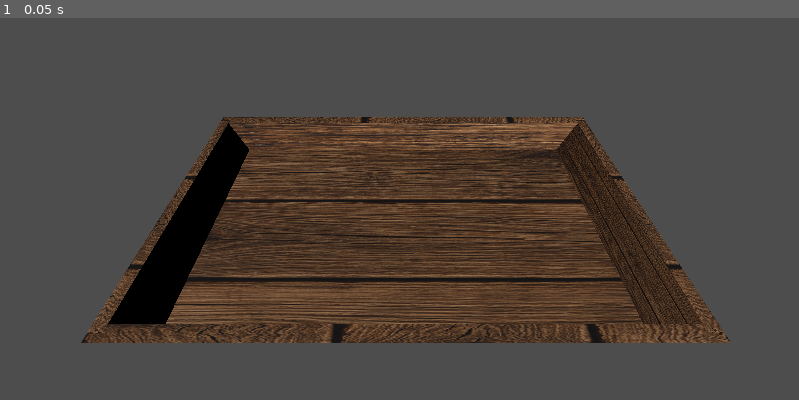
Above: before the commit, frame 1.
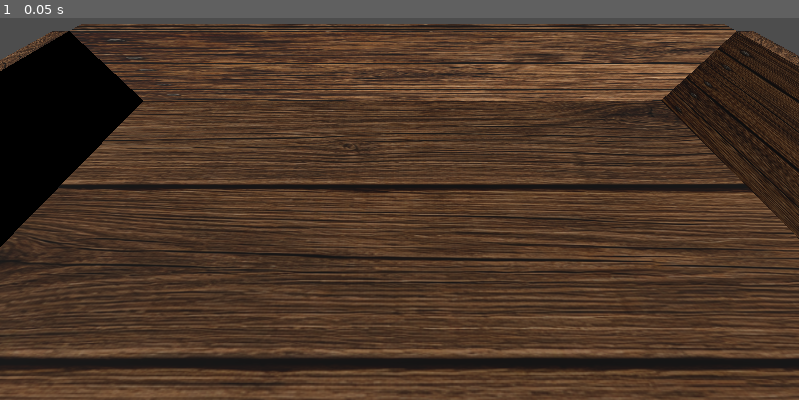
Above: after the commit, the same moment.

Repository: olegbogai-web/dicegame
Game: Godot game, scene res://ui/scenes/board.tscn
Same seed, same stepped clock (60 frames per second), same inputs: the game is played once before the commit and once after it.
Inputs:
- Up to frame 1 (0.05 s): no input

The runs differ from the first frame. In frame 1, 78% of the frame differs, in the area x 0-100%, y 1-100%.

Commit message:
Add physics collisions for board and dice

Diff:
--- a/content/dice/dice.gd
+++ b/content/dice/dice.gd
@@ -16,6 +16,7 @@
 @export var extra_size_multiplier: Vector3 = Vector3.ONE
 
 var _visual_root: Node3D
+var _collision_shape: CollisionShape3D
 var _body_mesh: MeshInstance3D
 var _face_views: Array[DiceFaceView] = []
 var _bound_definition: DiceDefinition
@@ -83,6 +84,12 @@
 		add_child(_visual_root)
 		_visual_root.owner = self if Engine.is_editor_hint() else null
 
+	if _collision_shape == null:
+		_collision_shape = CollisionShape3D.new()
+		_collision_shape.name = "Collision"
+		add_child(_collision_shape)
+		_collision_shape.owner = self if Engine.is_editor_hint() else null
+
 	if _body_mesh == null:
 		_body_mesh = MeshInstance3D.new()
 		_body_mesh.name = "Body"
@@ -106,12 +113,15 @@
 	_bind_definition()
 
 	if definition == null:
+		if _collision_shape != null:
+			_collision_shape.shape = null
 		_body_mesh.mesh = null
 		for face_view in _face_views:
 			face_view.visible = false
 		return
 
 	var size := definition.get_resolved_size() * extra_size_multiplier
+	_collision_shape.shape = _build_box_shape(size)
 	_body_mesh.mesh = _build_box_mesh(size)
 	_body_mesh.material_override = _build_body_material()
 
@@ -140,6 +150,12 @@
 			return Vector2.ONE * min(size.x, size.y)
 
 
+func _build_box_shape(size: Vector3) -> BoxShape3D:
+	var box_shape := BoxShape3D.new()
+	box_shape.size = size
+	return box_shape
+
+
 func _build_box_mesh(size: Vector3) -> BoxMesh:
 	var box_mesh := BoxMesh.new()
 	box_mesh.size = size
--- a/ui/scenes/board.tscn
+++ b/ui/scenes/board.tscn
@@ -6,38 +6,77 @@
 albedo_texture = ExtResource("1_vhfsq")
 roughness = 0.92
 
-[sub_resource type="BoxMesh" id="BoxMesh_7uo5n"]
+[sub_resource type="BoxShape3D" id="BoxShape3D_floor"]
+size = Vector3(8, 0.2, 4)
 
-[sub_resource type="BoxMesh" id="BoxMesh_w7xue"]
+[sub_resource type="BoxMesh" id="BoxMesh_floor"]
+size = Vector3(8, 0.2, 4)
+
+[sub_resource type="BoxShape3D" id="BoxShape3D_wall_side"]
+size = Vector3(0.2, 1, 4)
+
+[sub_resource type="BoxMesh" id="BoxMesh_wall_side"]
+size = Vector3(0.2, 1, 4)
+
+[sub_resource type="BoxShape3D" id="BoxShape3D_wall_front_back"]
+size = Vector3(8, 1, 0.2)
+
+[sub_resource type="BoxMesh" id="BoxMesh_wall_front_back"]
+size = Vector3(8, 1, 0.2)
 
 [node name="board" type="Node3D" unique_id=1670483730]
 top_level = true
 
-[node name="floor" type="MeshInstance3D" parent="." unique_id=1507685687]
-transform = Transform3D(4, 0, 0, 0, 0.1, 0, 0, 0, 2, 0, 0, 0)
+[node name="floor" type="StaticBody3D" parent="." unique_id=1507685687]
+transform = Transform3D(1, 0, 0, 0, 1, 0, 0, 0, 1, 0, -0.1, 0)
+
+[node name="collision" type="CollisionShape3D" parent="floor" unique_id=257684001]
+shape = SubResource("BoxShape3D_floor")
+
+[node name="mesh" type="MeshInstance3D" parent="floor" unique_id=1742186677]
 layers = 3
 material_override = SubResource("StandardMaterial3D_b47iq")
-mesh = SubResource("BoxMesh_7uo5n")
+mesh = SubResource("BoxMesh_floor")
 
-[node name="left_wall" type="MeshInstance3D" parent="." unique_id=684787616]
-transform = Transform3D(0.1, 0, 0, 0, 0.5, 0, 0, 0, 2, -2.001, 0.25, 0)
+[node name="left_wall" type="StaticBody3D" parent="." unique_id=684787616]
+transform = Transform3D(1, 0, 0, 0, 1, 0, 0, 0, 1, -4.1, 0.5, 0)
+
+[node name="collision" type="CollisionShape3D" parent="left_wall" unique_id=153539856]
+shape = SubResource("BoxShape3D_wall_side")
+
+[node name="mesh" type="MeshInstance3D" parent="left_wall" unique_id=1178126465]
 material_override = SubResource("StandardMaterial3D_b47iq")
-mesh = SubResource("BoxMesh_w7xue")
+mesh = SubResource("BoxMesh_wall_side")
 
-[node name="right_wall" type="MeshInstance3D" parent="." unique_id=2095043171]
-transform = Transform3D(0.1, 0, 0, 0, 0.5, 0, 0, 0, 2, 2, 0.25, 0)
+[node name="right_wall" type="StaticBody3D" parent="." unique_id=2095043171]
+transform = Transform3D(1, 0, 0, 0, 1, 0, 0, 0, 1, 4.1, 0.5, 0)
+
+[node name="collision" type="CollisionShape3D" parent="right_wall" unique_id=25036020]
+shape = SubResource("BoxShape3D_wall_side")
+
+[node name="mesh" type="MeshInstance3D" parent="right_wall" unique_id=93301341]
 material_override = SubResource("StandardMaterial3D_b47iq")
-mesh = SubResource("BoxMesh_w7xue")
+mesh = SubResource("BoxMesh_wall_side")
 
-[node name="back_wall" type="MeshInstance3D" parent="." unique_id=242861752]
-transform = Transform3D(-4.371139e-09, 0, 4.1, 0, 0.5, 0, -0.1, 0, -1.7921668e-07, 0, 0.25, -1)
+[node name="back_wall" type="StaticBody3D" parent="." unique_id=242861752]
+transform = Transform3D(1, 0, 0, 0, 1, 0, 0, 0, 1, 0, 0.5, -2.1)
+
+[node name="collision" type="CollisionShape3D" parent="back_wall" unique_id=2084832027]
+shape = SubResource("BoxShape3D_wall_front_back")
+
+[node name="mesh" type="MeshInstance3D" parent="back_wall" unique_id=481240012]
 material_override = SubResource("StandardMaterial3D_b47iq")
-mesh = SubResource("BoxMesh_w7xue")
+mesh = SubResource("BoxMesh_wall_front_back")
 
-[node name="front_wall" type="MeshInstance3D" parent="." unique_id=958519929]
-transform = Transform3D(-4.371139e-09, 0, 4.1, 0, 0.5, 0, -0.1, 0, -1.7921668e-07, 0, 0.25, 1)
+[node name="front_wall" type="StaticBody3D" parent="." unique_id=958519929]
+transform = Transform3D(1, 0, 0, 0, 1, 0, 0, 0, 1, 0, 0.5, 2.1)
+
+[node name="collision" type="CollisionShape3D" parent="front_wall" unique_id=1563118103]
+shape = SubResource("BoxShape3D_wall_front_back")
+
+[node name="mesh" type="MeshInstance3D" parent="front_wall" unique_id=348579445]
 material_override = SubResource("StandardMaterial3D_b47iq")
-mesh = SubResource("BoxMesh_w7xue")
+mesh = SubResource("BoxMesh_wall_front_back")
 
 [node name="test_camera" type="Camera3D" parent="." unique_id=1142329002]
 transform = Transform3D(1, 0, 0, 0, 0.57357645, 0.81915206, 0, -0.81915206, 0.57357645, -0.04113269, 2.3223188, 1.0388587)
